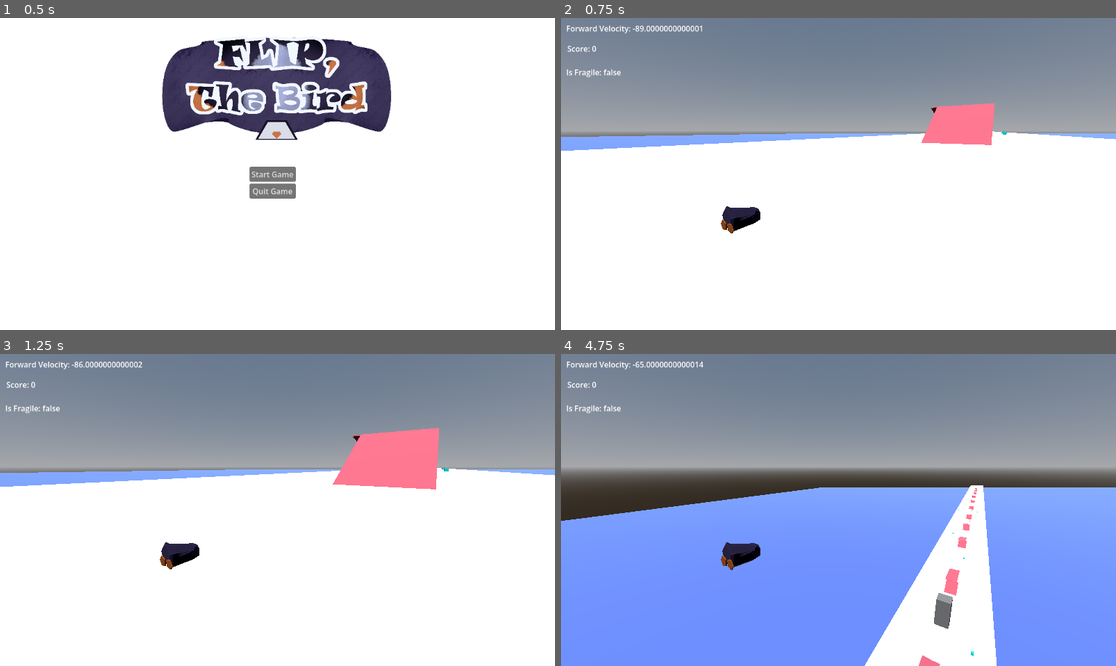
Above: before the commit, frames 1-4 (two rows, left to right).
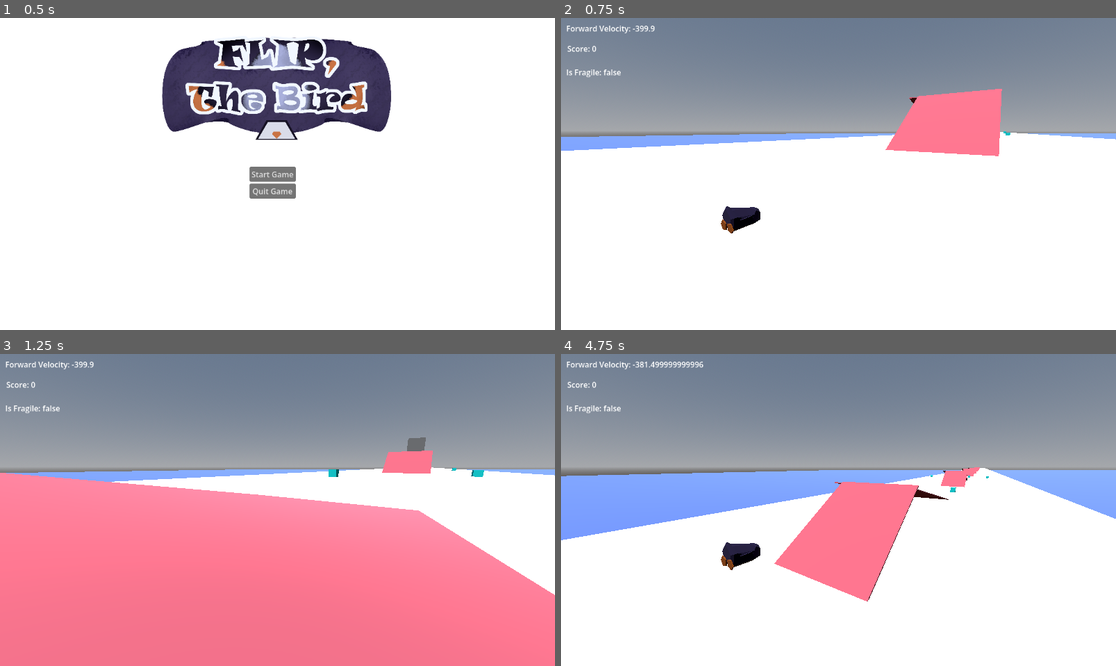
Above: after the commit, the same moments.

Repository: Emerald6468/FlipTheBird
Game: Godot game, scene res://Scenes/UI/MainMenu.tscn
Two runs of this game, one before a commit and one after it. Both use one fixed random seed, a clock stepped at 60 frames per second and the inputs below.
Inputs:
- Up to frame 1 (0.5 s): no input
- Up to frame 2 (0.75 s): click "Start Game" at 0.5 s
- Up to frame 3 (1.25 s): no input
- Up to frame 4 (4.75 s): tap Enter (ui_accept) at 1.25, 1.52, 2.27, 3.77, 4.52 s; hold D (Right) 1.28-2.03 s; hold Space (red_action) 1.28-2.03 s; hold S (Backward) 2.03-2.78 s; tap Space (red_action) at 2.1, 3.6 s; hold D (Right) 2.78-3.53 s; hold Space (red_action) 2.78-3.53 s; hold W (Forward) 3.53-4.28 s; hold A (Left) from 4.28 s (still down); hold Space (red_action) from 4.28 s (still down)

Frame 1 is identical in both runs. In frame 2, 2.2% of the frame differs, in the area x 7-81%, y 2-45%; in frame 3, 54%, in the area x 0-100%, y 2-100%; in frame 4, 52%.

Commit message:
THICK BLOCKS ARE NEEDED TO STOP FAST BIRD

Diff:
--- a/flip,-the-bird/Scenes/TestScenes/zander_test_scene.tscn
+++ b/flip,-the-bird/Scenes/TestScenes/zander_test_scene.tscn
@@ -45,6 +45,7 @@
 
 [node name="Ground" type="CSGBox3D" parent="AllGround" unique_id=1448157915]
 transform = Transform3D(200, 0, 0, 0, 2.107, 0, 0, 0, 1000, 0, -1.874646, -4443.084)
+transparency = 0.7
 use_collision = true
 size = Vector3(1, 1, 10.893982)
 material = SubResource("StandardMaterial3D_ugqxb")
@@ -85,10 +86,9 @@
 transform = Transform3D(1, 0, 0, 0, 1, 0, 0, 0, 1, 0, 0, -508.46506)
 
 [node name="Ramp2" type="StaticBody3D" parent="AllGround/Hill4" unique_id=2005030552]
-transform = Transform3D(1, 0, 0, 0, 0.7762353, -1.5563174, 0, 0.46663067, 2.5889194, 0, -1.949, 0)
+transform = Transform3D(42.90181, 0, 0, 0, 25.09878, 17.426615, 0, -34.79392, 12.5707855, 0.33011627, 1.6472073, -23.91977)
 
 [node name="CollisionShape3D" type="CollisionShape3D" parent="AllGround/Hill4/Ramp2" unique_id=1253484963]
-transform = Transform3D(31.195919, 0, 0, 0, 0.46044368, 0, 0, 0, 17.664757, 1.9697914, 1.8518071, -5.2750216)
 shape = SubResource("BoxShape3D_blgmw")
 debug_color = Color(0, 11.708403, 13.469126, 0.41960785)
 
--- a/flip,-the-bird/Scripts/player.gd
+++ b/flip,-the-bird/Scripts/player.gd
@@ -2,9 +2,9 @@
 
 #Basics
 @export var Speed = 20.0
-@export var Force = 90
+@export var Force = 400
 const JUMP_VELOCITY = 25
-@export var Max_Velocity = 120
+@export var Max_Velocity = 400
 var current_velocity = Force
 
 #Slope
@@ -64,7 +64,6 @@
 	#fall faster when looking down
 	if current_angle < 90 and current_angle > 0:
 		if !is_flipping:
-			print("not flipping")
 			set_floor_snap_length(1.0)
 		#angle_power *= 2
 	else:
@@ -116,7 +115,7 @@
 func _physics_process(delta: float) -> void:
 	check_collisions()
 	Global.is_fragile = fragile
-	current_velocity += .1
+	if !is_on_floor(): current_velocity += .1
 	if current_velocity >= 0: current_velocity = -Force
 	if current_velocity < -Max_Velocity: current_velocity = -Max_Velocity
 	Global.forward_velocity = current_velocity
@@ -137,10 +136,8 @@
 	else:
 		velocity.x = move_toward(velocity.x, 0, Speed)
 	if input_dir.y != 0:
-		print("we flip")
 		is_flipping = true
 	else:
-		print(str(input_dir.y))
 		is_flipping = false
 	call_deferred("rotation_math")
 	#Gravity
